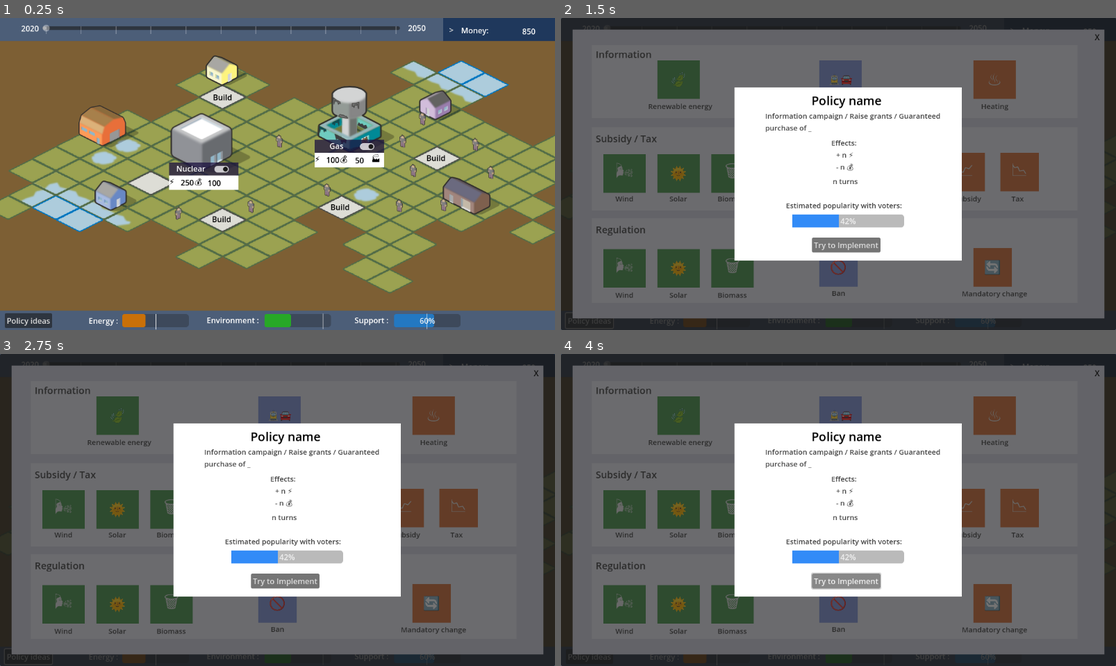
Above: before the commit, frames 1-4 (two rows, left to right).
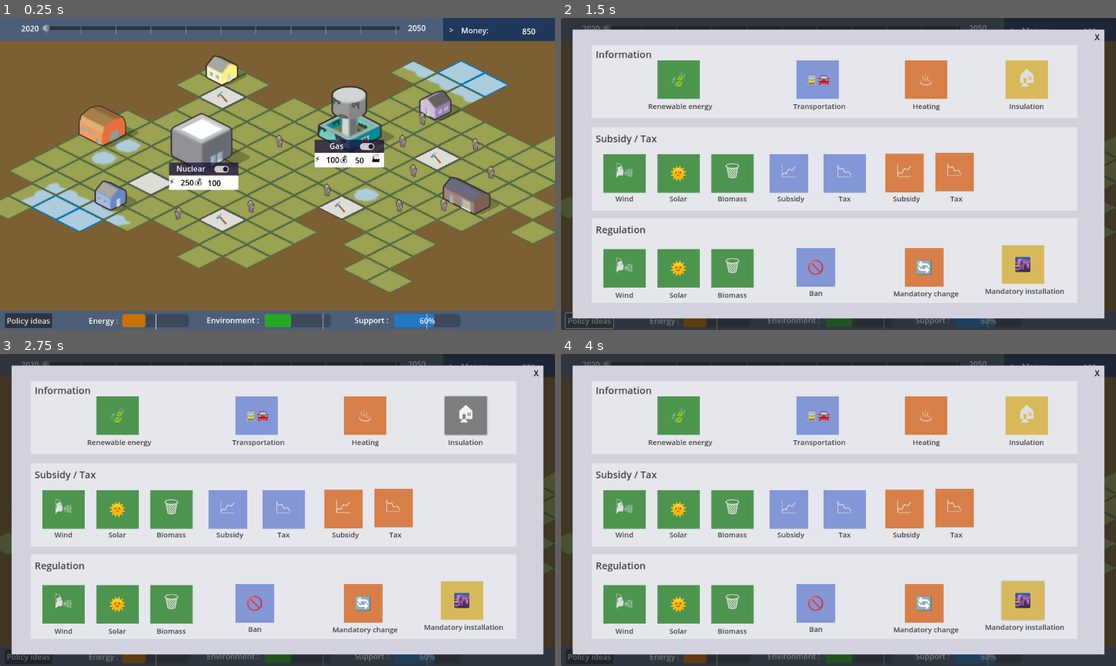
Above: after the commit, the same moments.

Repository: astonedf/SURE_PoC
Game: Godot game, scene res://Scenes/world.tscn
Same seed, same stepped clock (60 frames per second), same inputs: the game is played once before the commit and once after it.
Inputs (mouse positions are in pixels of both pictures, inside the frame that each line leads up to):
- Up to frame 1 (0.25 s): no input
- Up to frame 2 (1.5 s): click (699, 317) at 0.52 s; click "Policy ideas" at 1.25 s
- Up to frame 3 (2.75 s): click (466, 416) at 2 s, where only the run after the commit has a clickable "🏠"
- Up to frame 4 (4 s): click (1021, 600) at 2.75 s, where only the run after the commit has a clickable "🌆"; click (844, 581) at 3.5 s, where only the run before the commit has a clickable "Try to Implement"

The runs differ from the first frame. In frame 1, 0.2% of the frame differs, in the area x 38-81%, y 23-67%; in frame 2, 90%, in the area x 0-100%, y 2-100%; in frame 3, 89%; in frame 4, 90%.

Commit message:
ui changes

Diff:
--- a/SURE/Scenes/avatar_creation.tscn
+++ b/SURE/Scenes/avatar_creation.tscn
@@ -159,7 +159,7 @@
 offset_right = 265.0
 offset_bottom = 254.0
 theme_override_font_sizes/font_size = 25
-text = "Profession : "
+text = "Previous job : "
 
 [node name="HSlider" type="HSlider" parent="Qs"]
 layout_mode = 0
--- a/SURE/Scenes/build_button.tscn
+++ b/SURE/Scenes/build_button.tscn
@@ -14,7 +14,8 @@
 theme_override_colors/font_color = Color(0, 0, 0, 1)
 theme_override_colors/font_pressed_color = Color(0, 0, 0, 1)
 theme_override_colors/font_hover_color = Color(0.203922, 0.203922, 0.203922, 1)
-text = "Build"
+theme_override_font_sizes/font_size = 25
+text = "🔨"
 flat = true
 script = ExtResource("1_8bw42")
 button_list = [["name", 100, null], ["name", 50, null]]
--- a/SURE/Scenes/window.tscn
+++ b/SURE/Scenes/window.tscn
@@ -7,7 +7,13 @@
 bg_color = Color(0.301961, 0.584314, 0.309804, 1)
 
 [sub_resource type="StyleBoxFlat" id="StyleBoxFlat_hqyxx"]
-bg_color = Color(0.819608, 0.439216, 0.231373, 1)
+bg_color = Color(0.847059, 0.498039, 0.286275, 1)
+
+[sub_resource type="StyleBoxFlat" id="StyleBoxFlat_r08rr"]
+bg_color = Color(0.843137, 0.72549, 0.352941, 1)
+
+[sub_resource type="StyleBoxFlat" id="StyleBoxFlat_vfsxn"]
+bg_color = Color(0.843137, 0.72549, 0.352941, 1)
 
 [sub_resource type="StyleBoxFlat" id="StyleBoxFlat_ip8xd"]
 bg_color = Color(0.513726, 0.588235, 0.839216, 1)
@@ -84,9 +90,9 @@
 
 [node name="Title5" type="Label" parent="MarginContainer/Panel/ColorRect"]
 layout_mode = 0
-offset_left = 505.0
+offset_left = 458.0
 offset_top = 136.0
-offset_right = 641.0
+offset_right = 594.0
 offset_bottom = 183.0
 theme_override_colors/font_color = Color(0.270588, 0.270588, 0.270588, 1)
 theme_override_font_sizes/font_size = 15
@@ -95,13 +101,25 @@
 
 [node name="Title6" type="Label" parent="MarginContainer/Panel/ColorRect"]
 layout_mode = 0
-offset_left = 809.0
+offset_left = 667.0
 offset_top = 136.0
-offset_right = 945.0
+offset_right = 803.0
 offset_bottom = 183.0
 theme_override_colors/font_color = Color(0.270588, 0.270588, 0.270588, 1)
 theme_override_font_sizes/font_size = 15
 text = "Heating"
+horizontal_alignment = 1
+vertical_alignment = 1
+
+[node name="Title19" type="Label" parent="MarginContainer/Panel/ColorRect"]
+layout_mode = 0
+offset_left = 875.0
+offset_top = 136.0
+offset_right = 1011.0
+offset_bottom = 183.0
+theme_override_colors/font_color = Color(0.270588, 0.270588, 0.270588, 1)
+theme_override_font_sizes/font_size = 15
+text = "Insulation"
 horizontal_alignment = 1
 vertical_alignment = 1
 
@@ -179,9 +197,9 @@
 
 [node name="Title17" type="Label" parent="MarginContainer/Panel/ColorRect"]
 layout_mode = 0
-offset_left = 485.0
+offset_left = 438.0
 offset_top = 524.0
-offset_right = 621.0
+offset_right = 574.0
 offset_bottom = 571.0
 theme_override_colors/font_color = Color(0.270588, 0.270588, 0.270588, 1)
 theme_override_font_sizes/font_size = 15
@@ -191,9 +209,9 @@
 
 [node name="Title18" type="Label" parent="MarginContainer/Panel/ColorRect"]
 layout_mode = 0
-offset_left = 808.0
+offset_left = 666.0
 offset_top = 525.0
-offset_right = 944.0
+offset_right = 802.0
 offset_bottom = 572.0
 theme_override_colors/font_color = Color(0.270588, 0.270588, 0.270588, 1)
 theme_override_font_sizes/font_size = 15
@@ -201,11 +219,23 @@
 horizontal_alignment = 1
 vertical_alignment = 1
 
+[node name="Title20" type="Label" parent="MarginContainer/Panel/ColorRect"]
+layout_mode = 0
+offset_left = 856.0
+offset_top = 520.0
+offset_right = 992.0
+offset_bottom = 567.0
+theme_override_colors/font_color = Color(0.270588, 0.270588, 0.270588, 1)
+theme_override_font_sizes/font_size = 15
+text = "Mandatory installation"
+horizontal_alignment = 1
+vertical_alignment = 1
+
 [node name="Title10" type="Label" parent="MarginContainer/Panel/ColorRect"]
 layout_mode = 0
-offset_left = 432.0
+offset_left = 385.0
 offset_top = 328.0
-offset_right = 568.0
+offset_right = 521.0
 offset_bottom = 375.0
 theme_override_colors/font_color = Color(0.270588, 0.270588, 0.270588, 1)
 theme_override_font_sizes/font_size = 15
@@ -215,9 +245,9 @@
 
 [node name="Title11" type="Label" parent="MarginContainer/Panel/ColorRect"]
 layout_mode = 0
-offset_left = 752.0
+offset_left = 625.0
 offset_top = 328.0
-offset_right = 888.0
+offset_right = 761.0
 offset_bottom = 375.0
 theme_override_colors/font_color = Color(0.270588, 0.270588, 0.270588, 1)
 theme_override_font_sizes/font_size = 15
@@ -227,9 +257,9 @@
 
 [node name="Title12" type="Label" parent="MarginContainer/Panel/ColorRect"]
 layout_mode = 0
-offset_left = 544.0
+offset_left = 497.0
 offset_top = 328.0
-offset_right = 680.0
+offset_right = 633.0
 offset_bottom = 375.0
 theme_override_colors/font_color = Color(0.270588, 0.270588, 0.270588, 1)
 theme_override_font_sizes/font_size = 15
@@ -239,9 +269,9 @@
 
 [node name="Title13" type="Label" parent="MarginContainer/Panel/ColorRect"]
 layout_mode = 0
-offset_left = 856.0
+offset_left = 729.0
 offset_top = 328.0
-offset_right = 992.0
+offset_right = 865.0
 offset_bottom = 375.0
 theme_override_colors/font_color = Color(0.270588, 0.270588, 0.270588, 1)
 theme_override_font_sizes/font_size = 15
@@ -340,21 +370,45 @@
 [node name="Button6" type="Button" parent="MarginContainer/Panel/ColorRect"]
 custom_minimum_size = Vector2(0, 80)
 layout_mode = 2
-offset_left = 832.0
+offset_left = 690.0
 offset_top = 64.0
-offset_right = 920.0
+offset_right = 778.0
 offset_bottom = 144.0
 tooltip_text = "Information campaign explaining the advantages of heating systems relying on renewable energy. "
 theme_override_font_sizes/font_size = 35
 theme_override_styles/normal = SubResource("StyleBoxFlat_hqyxx")
 text = "♨"
 
+[node name="Button18" type="Button" parent="MarginContainer/Panel/ColorRect"]
+custom_minimum_size = Vector2(0, 80)
+layout_mode = 2
+offset_left = 899.0
+offset_top = 64.0
+offset_right = 987.0
+offset_bottom = 144.0
+tooltip_text = "Information campaign explaining the advantages of heating systems relying on renewable energy. "
+theme_override_font_sizes/font_size = 35
+theme_override_styles/normal = SubResource("StyleBoxFlat_r08rr")
+text = "🏠"
+
+[node name="Button19" type="Button" parent="MarginContainer/Panel/ColorRect"]
+custom_minimum_size = Vector2(0, 80)
+layout_mode = 2
+offset_left = 891.0
+offset_top = 448.0
+offset_right = 979.0
+offset_bottom = 528.0
+tooltip_text = "Information campaign explaining the advantages of heating systems relying on renewable energy. "
+theme_override_font_sizes/font_size = 35
+theme_override_styles/normal = SubResource("StyleBoxFlat_vfsxn")
+text = "🌆"
+
 [node name="Button7" type="Button" parent="MarginContainer/Panel/ColorRect"]
 custom_minimum_size = Vector2(0, 80)
 layout_mode = 2
-offset_left = 512.0
+offset_left = 465.0
 offset_top = 64.0
-offset_right = 600.0
+offset_right = 553.0
 offset_bottom = 144.0
 tooltip_text = "Information campaign explaining the advantages of alternatives to fossil-fuel cars."
 theme_override_font_sizes/font_size = 25
@@ -386,9 +440,9 @@
 [node name="Button9" type="Button" parent="MarginContainer/Panel/ColorRect"]
 custom_minimum_size = Vector2(0, 80)
 layout_mode = 2
-offset_left = 456.0
+offset_left = 409.0
 offset_top = 259.0
-offset_right = 536.0
+offset_right = 489.0
 offset_bottom = 339.0
 theme_override_font_sizes/font_size = 35
 theme_override_styles/normal = SubResource("StyleBoxFlat_ip8xd")
@@ -397,10 +451,10 @@
 [node name="Button14" type="Button" parent="MarginContainer/Panel/ColorRect"]
 custom_minimum_size = Vector2(0, 80)
 layout_mode = 2
-offset_left = 776.0
-offset_top = 256.0
-offset_right = 856.0
-offset_bottom = 336.0
+offset_left = 649.0
+offset_top = 258.0
+offset_right = 729.0
+offset_bottom = 338.0
 theme_override_font_sizes/font_size = 35
 theme_override_styles/normal = SubResource("StyleBoxFlat_hqyxx")
 text = "📈"
@@ -408,9 +462,9 @@
 [node name="Button17" type="Button" parent="MarginContainer/Panel/ColorRect"]
 custom_minimum_size = Vector2(0, 80)
 layout_mode = 2
-offset_left = 832.0
+offset_left = 690.0
 offset_top = 454.0
-offset_right = 912.0
+offset_right = 770.0
 offset_bottom = 534.0
 theme_override_font_sizes/font_size = 35
 theme_override_styles/normal = SubResource("StyleBoxFlat_hqyxx")
@@ -419,9 +473,9 @@
 [node name="Button16" type="Button" parent="MarginContainer/Panel/ColorRect"]
 custom_minimum_size = Vector2(0, 80)
 layout_mode = 2
-offset_left = 512.0
+offset_left = 465.0
 offset_top = 454.0
-offset_right = 592.0
+offset_right = 545.0
 offset_bottom = 534.0
 theme_override_font_sizes/font_size = 35
 theme_override_styles/normal = SubResource("StyleBoxFlat_ip8xd")
@@ -430,9 +484,9 @@
 [node name="Button10" type="Button" parent="MarginContainer/Panel/ColorRect"]
 custom_minimum_size = Vector2(0, 80)
 layout_mode = 2
-offset_left = 888.0
+offset_left = 753.0
 offset_top = 256.0
-offset_right = 968.0
+offset_right = 833.0
 offset_bottom = 336.0
 theme_override_font_sizes/font_size = 35
 theme_override_styles/normal = SubResource("StyleBoxFlat_hqyxx")
@@ -441,9 +495,9 @@
 [node name="Button15" type="Button" parent="MarginContainer/Panel/ColorRect"]
 custom_minimum_size = Vector2(0, 80)
 layout_mode = 2
-offset_left = 568.0
+offset_left = 521.0
 offset_top = 259.0
-offset_right = 656.0
+offset_right = 609.0
 offset_bottom = 339.0
 theme_override_font_sizes/font_size = 35
 theme_override_styles/normal = SubResource("StyleBoxFlat_ip8xd")
@@ -451,6 +505,7 @@
 
 [node name="Popup" type="Panel" parent="MarginContainer/Panel"]
 unique_name_in_owner = true
+visible = false
 layout_mode = 0
 offset_right = 1152.0
 offset_bottom = 648.0
@@ -465,9 +520,9 @@
 [node name="Text" type="Label" parent="MarginContainer/Panel/Popup/ColorRect2"]
 layout_mode = 0
 offset_left = 64.0
-offset_top = 48.0
+offset_top = 40.0
 offset_right = 472.0
-offset_bottom = 136.0
+offset_bottom = 128.0
 theme_override_colors/font_color = Color(0.270588, 0.270588, 0.270588, 1)
 theme_override_font_sizes/font_size = 15
 text = "Information campaign / Raise grants / Guaranteed purchase of _"
@@ -475,9 +530,9 @@
 
 [node name="Label" type="Label" parent="MarginContainer/Panel/Popup/ColorRect2"]
 layout_mode = 0
-offset_left = 160.0
-offset_right = 305.0
-offset_bottom = 56.0
+offset_left = 168.0
+offset_right = 313.0
+offset_bottom = 48.0
 theme_override_colors/font_color = Color(0, 0, 0, 1)
 theme_override_font_sizes/font_size = 25
 text = "Policy name"
@@ -487,9 +542,9 @@
 [node name="Effect" type="Label" parent="MarginContainer/Panel/Popup/ColorRect2"]
 layout_mode = 0
 offset_left = 24.0
-offset_top = 104.0
+offset_top = 111.0
 offset_right = 432.0
-offset_bottom = 254.0
+offset_bottom = 261.0
 theme_override_colors/font_color = Color(0.270588, 0.270588, 0.270588, 1)
 theme_override_font_sizes/font_size = 15
 text = "Effects:
@@ -518,5 +573,38 @@
 offset_bottom = 343.0
 text = "Try to Implement"
 
+[node name="CheckButton" type="Button" parent="MarginContainer/Panel/Popup"]
+layout_mode = 0
+offset_left = 560.0
+offset_top = 212.0
+offset_right = 609.0
+offset_bottom = 243.0
+focus_mode = 0
+toggle_mode = true
+keep_pressed_outside = true
+text = "LVL 1"
+
+[node name="CheckButton2" type="Button" parent="MarginContainer/Panel/Popup"]
+layout_mode = 0
+offset_left = 610.0
+offset_top = 212.0
+offset_right = 659.0
+offset_bottom = 243.0
+focus_mode = 0
+toggle_mode = true
+keep_pressed_outside = true
+text = "LVL 2"
+
+[node name="CheckButton3" type="Button" parent="MarginContainer/Panel/Popup"]
+layout_mode = 0
+offset_left = 660.0
+offset_top = 212.0
+offset_right = 709.0
+offset_bottom = 243.0
+focus_mode = 0
+toggle_mode = true
+keep_pressed_outside = true
+text = "LVL 3"
+
 [connection signal="pressed" from="MarginContainer/Panel/ColorRect/Button2" to="." method="_on_button_2_pressed"]
 [connection signal="pressed" from="MarginContainer/Panel/ColorRect/PolicyButton" to="MarginContainer/Panel/ColorRect/PolicyButton" method="_on_pressed"]
Not shown: 1 places in SURE/Scenes/window.tscn that only renumber resources
